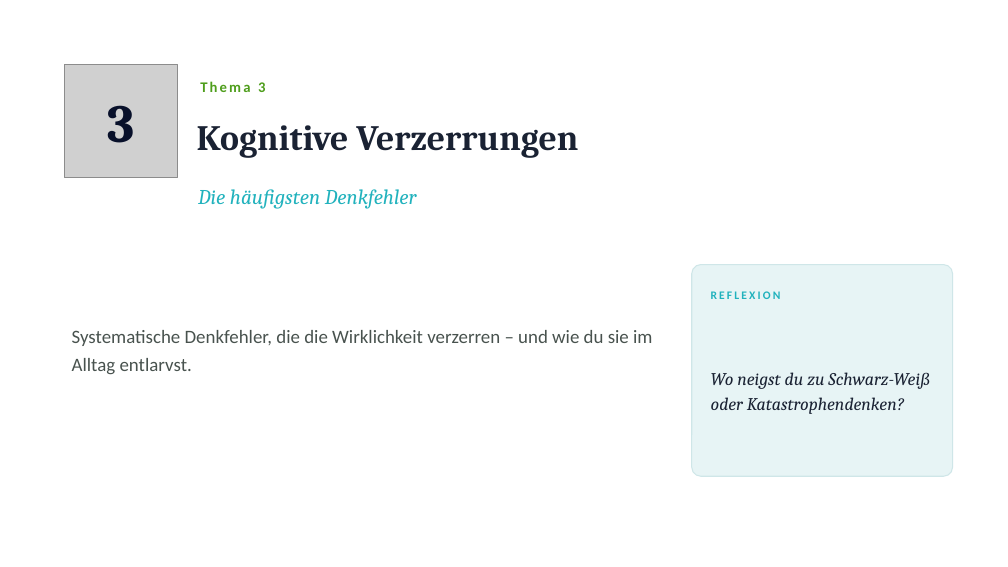
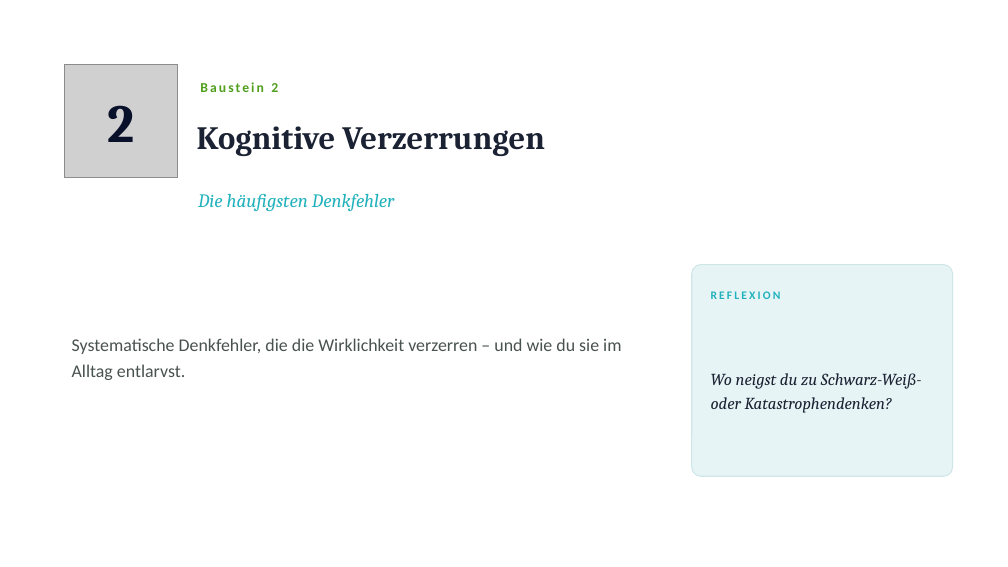
Before and after one commit to Heiko888/werdemeisterdeinergedanken, a slide deck: slide 10 of docs/workshop/vertiefungen/WMDG-Workshop-Vertiefungen-Kopf-verstehen.pptx. Drawn at 1008x567 pixels with LibreOffice and Linux fonts; fonts in the diff are those of the drawing; grey boxes stand for pictures. Boxes give left, top, right and bottom in pixels: in the first picture for what was removed or moved away, otherwise in the second. Text is boxed around its words. In the diff, an @@ line names an element or a change of style, - is before the commit and + after.

```diff
--- a/docs/workshop/vertiefungen/WMDG-Workshop-Vertiefungen-Kopf-verstehen.pptx
+++ b/docs/workshop/vertiefungen/WMDG-Workshop-Vertiefungen-Kopf-verstehen.pptx
@@ text at bbox=[200, 82, 278, 92]: text changed; size 14 to 13 pt @@
-Thema 3
+Baustein 2
@@ text at bbox=[107, 105, 134, 142]: text changed @@
-3
+2
@@ text "Kognitive Verzerrungen" at bbox=[197, 126, 545, 156]: size 34 to 31 pt @@
@@ text "Die häufigsten Denkfehler" at bbox=[198, 194, 394, 211]: size 20 to 18 pt @@
@@ text "Systematische Denkfehler, die die Wirklichkeit ...": place and size @@
-text "Systematische Denkfehler, die die Wirklichkeit ..." at bbox=[72, 330, 652, 375]
+text "Systematische Denkfehler, die die Wirklichkeit ..." at bbox=[72, 338, 621, 380]
@@ text "Systematische Denkfehler, die die Wirklichkeit ..." at bbox=[72, 338, 621, 380]: size 18 to 17 pt @@
@@ text at bbox=[711, 373, 922, 413]: text changed; size 17 to 16 pt @@
-Wo neigst du zu Schwarz-Weiß oder Katastrophendenken?
+Wo neigst du zu Schwarz-Weiß- oder Katastrophendenken?
```
Also in this commit, not shown: 13 other slides changed, 7 slides added, 3 other files.
